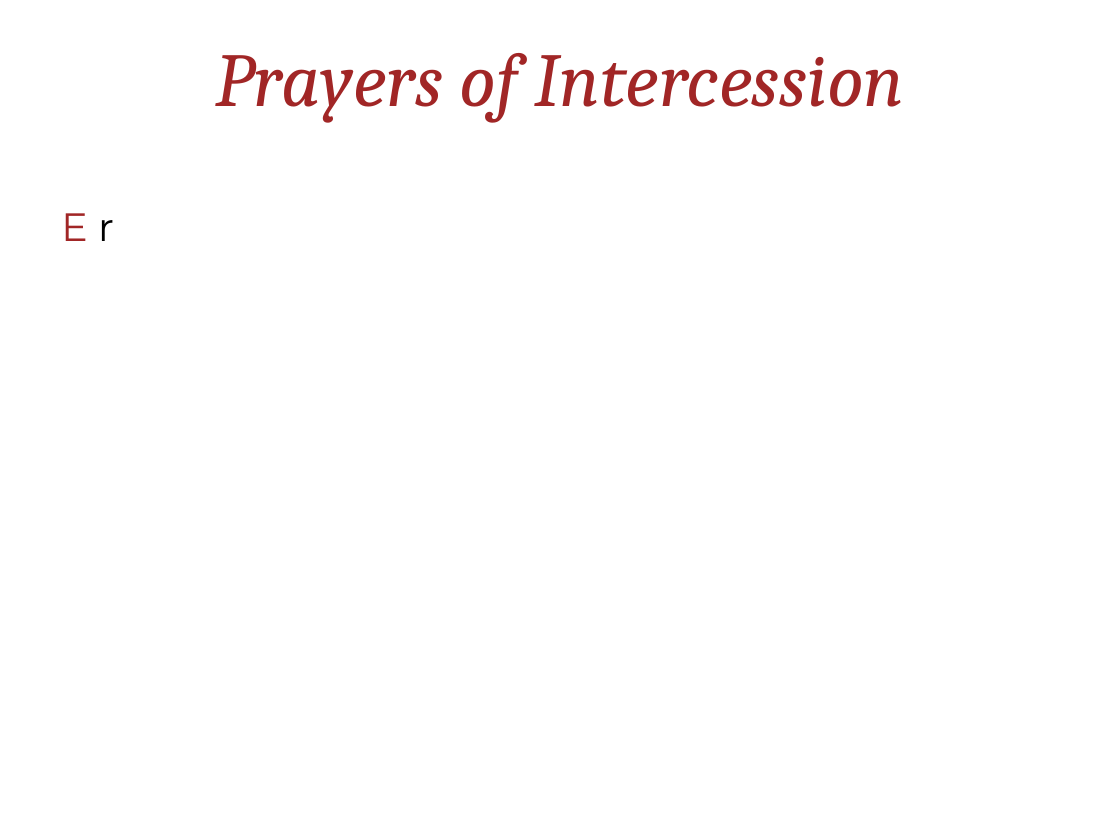
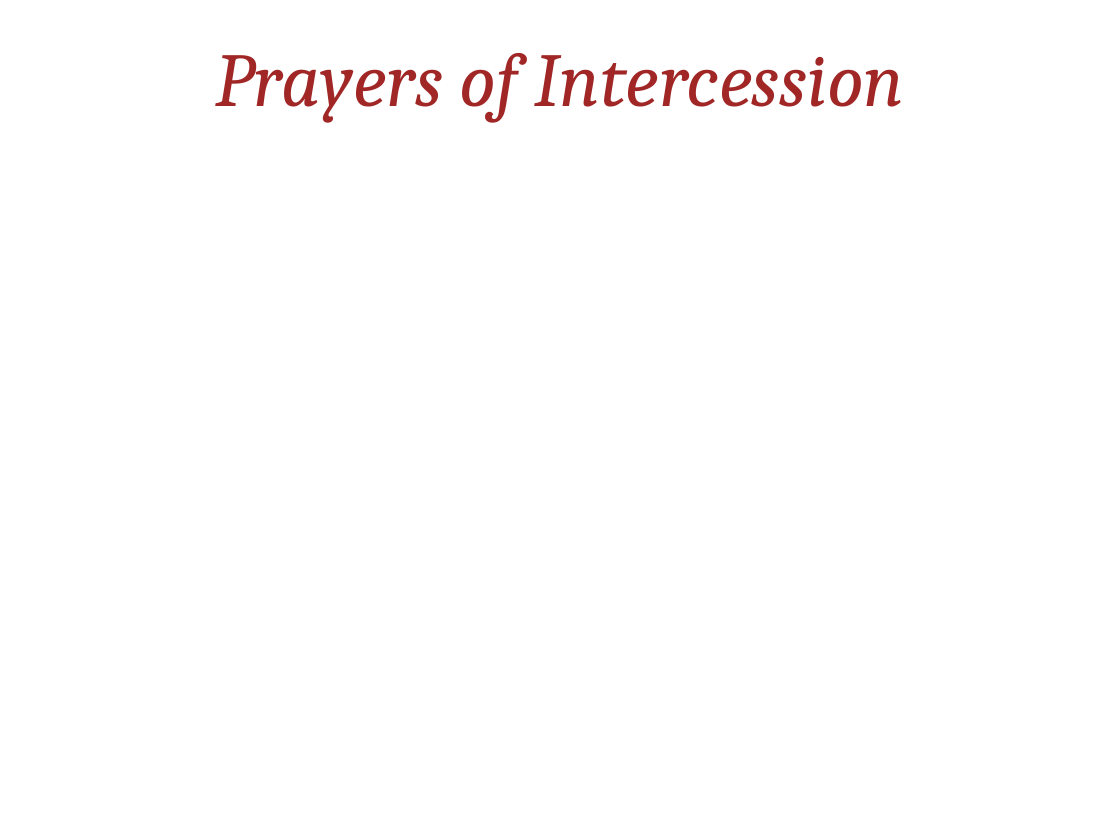
Before and after one commit to alastairherd/Church_Powerpoint_Maker, a slide deck: slide 27 of example_from_template.pptx (slide 21 before the commit). Drawn at 1120x840 pixels with LibreOffice and Linux fonts; fonts in the diff are those of the drawing; background and template pictures are left out. Boxes give left, top, right and bottom in pixels: in the first picture for what was removed or moved away, otherwise in the second. Text is boxed around its words. In the diff, an @@ line names an element or a change of style, - is before the commit and + after.

```diff
--- a/example_from_template.pptx
+++ b/example_from_template.pptx
@@ text removed at [61,213,114,241] @@
-E r
```
Also in this commit, not shown: 8 other slides changed, 14 slides added, 2 slides removed, 8 other files.
